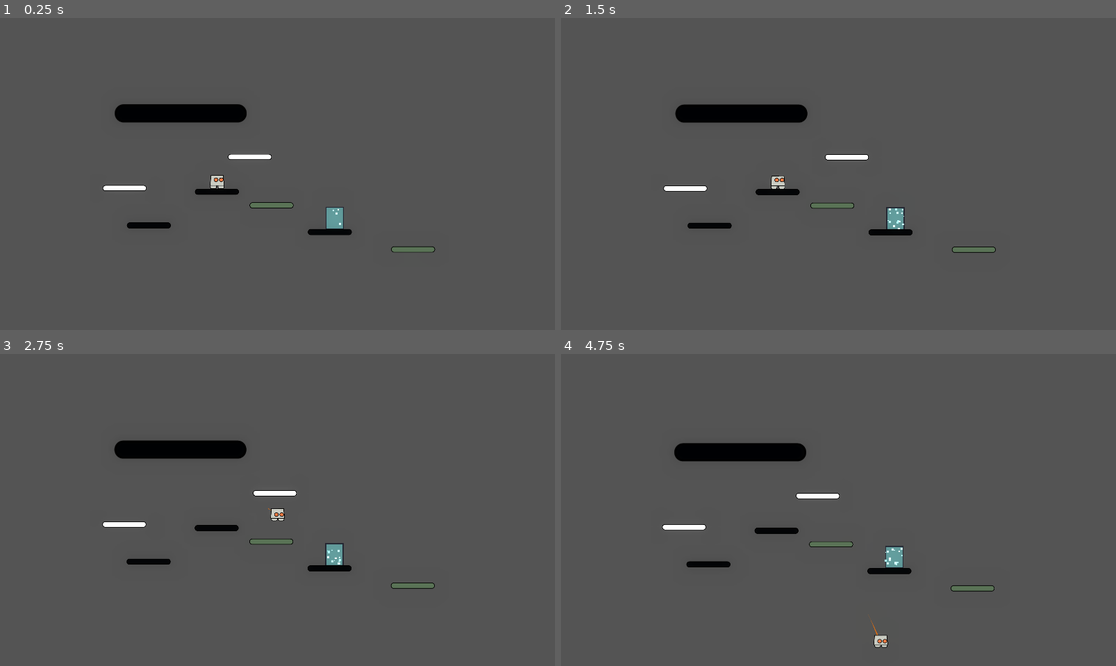
Above: before the commit, frames 1-4 (two rows, left to right).
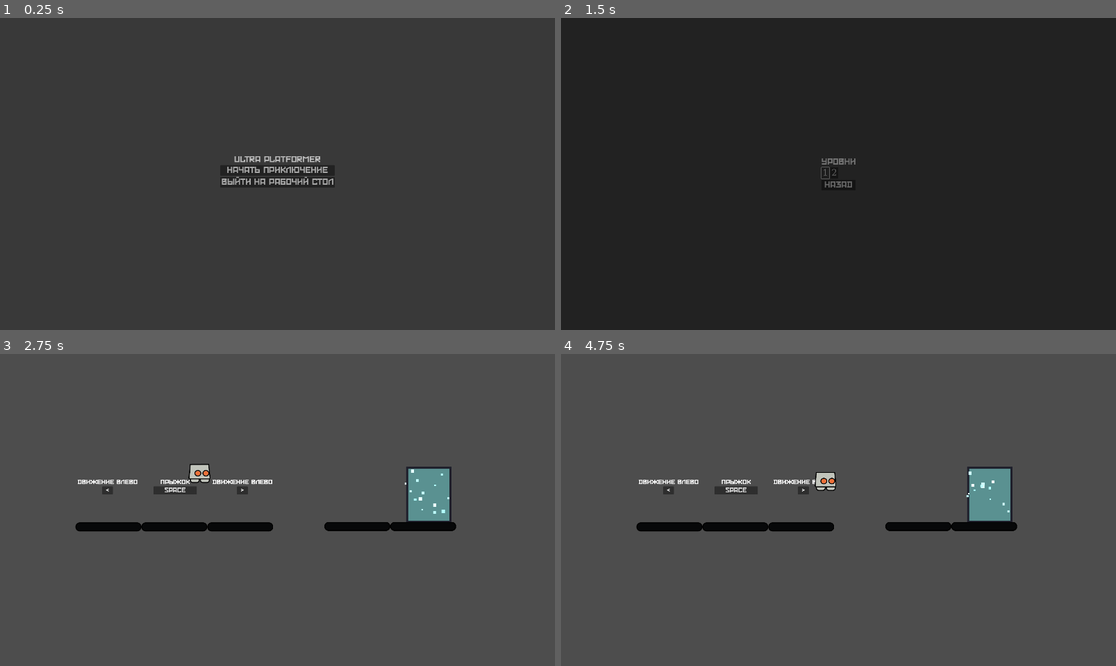
Above: after the commit, the same moments.

Repository: AntonShiryaew/GodotPlatformer
Game: Godot game, scene res://Scenes/MainMenu/mainMenu.tscn
Same seed, same stepped clock (60 frames per second), same inputs: the game is played once before the commit and once after it. Before the commit the project starts from res://Scenes/test_scene.tscn.
Inputs (mouse positions are in pixels of both pictures, inside the frame that each line leads up to):
- Up to frame 1 (0.25 s): no input
- Up to frame 2 (1.5 s): click (838, 170) at 0.5 s, where only the run after the commit has a clickable "Начать приключение"; click (827, 174) at 1.25 s, where only the run after the commit has a clickable "1"
- Up to frame 3 (2.75 s): tap Enter at 2 s; hold Right (ui_right) from 2.03 s (still down); tap Z at 2.1 s; tap Space (ui_select) at 2.27 s
- Up to frame 4 (4.75 s): tap Z at 2.85, 3.6, 4.35 s; tap Space (ui_select) at 3.02, 4.52 s; release Right (ui_right) at 3.53 s; hold Left (ui_left) 3.53-4.28 s; hold Right (ui_right) from 4.28 s (still down)

The runs differ from the first frame. In frame 1, 98% of the frame differs, in the area x 0-100%, y 0-100%; in frame 2, 100%; in frame 3, 6.2%; in frame 4, 6.3%.

Commit message:
Bug Fix
Исправили слияние проекта
Проблема возникла в следствии копирования фалов из локальной папки проекта в репозиторий

Diff:
--- a/Platforms/camera_shake.gd
+++ b/Platforms/camera_shake.gd
@@ -14,5 +14,5 @@
 func randomOffset() -> Vector2:
 	return Vector2(rng.randf_range(-shake_strength, shake_strength), rng.randf_range(-shake_strength, shake_strength))
 
-func _on_area_2d_body_entered(body: Node2D) -> void:
+func _on_area_2d_body_entered(_body: Node2D) -> void:
 	shake_strength = randomStrength
--- a/Prefabs/BasicUi/pause_menu.gd
+++ b/Prefabs/BasicUi/pause_menu.gd
@@ -3,7 +3,8 @@
 @export var parentNode : BaseScene
 
 func _ready() -> void:
-	parentNode.connect("game_paused", on_game_pause_change)
+	if parentNode.get_script().get_global_name() == "BaseScene":
+		parentNode.connect("game_paused", on_game_pause_change)
 
 func on_game_pause_change(paused : bool) -> void:
 	if paused:
--- a/Scenes/BaseScene/baseScene.tscn
+++ b/Scenes/BaseScene/baseScene.tscn
@@ -1,14 +1,24 @@
-[gd_scene load_steps=3 format=3 uid="uid://bic5ii30cvlub"]
+[gd_scene load_steps=5 format=3 uid="uid://bic5ii30cvlub"]
 
+[ext_resource type="Script" path="res://Scenes/BaseScene/global_pause.gd" id="1_6ed4f"]
 [ext_resource type="Script" path="res://Scenes/BaseScene/blackScreen.gd" id="1_e6lug"]
 [ext_resource type="Script" path="res://Scripts/levelTransition.gd" id="1_il7td"]
+[ext_resource type="PackedScene" uid="uid://k5k55c2umhav" path="res://Prefabs/BasicUi/pause_menu.tscn" id="3_kyk0t"]
 
 [node name="BaseNode" type="Node"]
+process_mode = 3
+script = ExtResource("1_6ed4f")
 
 [node name="BaseNode2D" type="Node2D" parent="."]
+process_mode = 1
 visible = false
 scale = Vector2(0.5, 0.5)
 script = ExtResource("1_il7td")
+
+[node name="CanvasLayer" type="CanvasLayer" parent="."]
+
+[node name="PauseMenu" parent="CanvasLayer" node_paths=PackedStringArray("parentNode") instance=ExtResource("3_kyk0t")]
+parentNode = NodePath("../..")
 
 [node name="BlackScreen" type="ColorRect" parent="."]
 visible = false
--- a/Scenes/Levels/Tutorial/Tutorial1.tscn
+++ b/Scenes/Levels/Tutorial/Tutorial1.tscn
@@ -168,5 +168,5 @@
 [node name="Bobot" parent="BaseNode2D" index="11" instance=ExtResource("8_ari4k")]
 position = Vector2(-780, 6)
 
-[node name="BlackScreen" parent="." index="1"]
+[node name="BlackScreen" parent="." index="2"]
 top_level = true
--- a/Scenes/MainMenu.tscn
+++ /dev/null
@@ -1,86 +0,0 @@
-[gd_scene load_steps=2 format=3 uid="uid://dver0mc4ju4q4"]
-
-[ext_resource type="Script" path="res://Scripts/main_menu.gd" id="1_mf1b3"]
-
-[node name="MainMenu" type="Node2D"]
-script = ExtResource("1_mf1b3")
-
-[node name="Camera2D" type="Camera2D" parent="."]
-zoom = Vector2(1.5, 1.5)
-
-[node name="vlay_menu" type="VBoxContainer" parent="."]
-anchors_preset = 8
-anchor_left = 0.5
-anchor_top = 0.5
-anchor_right = 0.5
-anchor_bottom = 0.5
-offset_left = -41.5
-offset_top = -43.5
-offset_right = 41.5
-offset_bottom = 43.5
-grow_horizontal = 2
-grow_vertical = 2
-
-[node name="name_of_the_game" type="Label" parent="vlay_menu"]
-layout_mode = 2
-text = "UltraPlatformer"
-horizontal_alignment = 1
-
-[node name="new_game" type="Button" parent="vlay_menu"]
-layout_mode = 2
-text = "Начать приключение"
-
-[node name="settings" type="Button" parent="vlay_menu"]
-layout_mode = 2
-text = "Настройки (no_active)"
-
-[node name="exit_game" type="Button" parent="vlay_menu"]
-layout_mode = 2
-text = "Выйти на рабочий стол"
-
-[node name="vlay_level_selection" type="VBoxContainer" parent="."]
-anchors_preset = 8
-anchor_left = 0.5
-anchor_top = 0.5
-anchor_right = 0.5
-anchor_bottom = 0.5
-offset_left = 960.0
-offset_top = -46.5
-offset_right = 1075.0
-offset_bottom = 46.5
-grow_horizontal = 2
-grow_vertical = 2
-
-[node name="Label" type="Label" parent="vlay_level_selection"]
-layout_mode = 2
-text = "Выбор уровня"
-
-[node name="GridContainer" type="GridContainer" parent="vlay_level_selection"]
-layout_mode = 2
-size_flags_vertical = 0
-columns = 4
-
-[node name="tutorial" type="Button" parent="vlay_level_selection/GridContainer"]
-layout_mode = 2
-text = "1"
-
-[node name="Button2" type="Button" parent="vlay_level_selection/GridContainer"]
-layout_mode = 2
-text = "2"
-
-[node name="Button3" type="Button" parent="vlay_level_selection/GridContainer"]
-layout_mode = 2
-text = "3"
-
-[node name="Button4" type="Button" parent="vlay_level_selection/GridContainer"]
-layout_mode = 2
-text = "4"
-
-[node name="back_to_menu" type="Button" parent="vlay_level_selection"]
-layout_mode = 2
-text = "Назад"
-
-[connection signal="button_up" from="vlay_menu/new_game" to="." method="_on_new_game_button_up"]
-[connection signal="button_up" from="vlay_menu/exit_game" to="." method="_on_exit_game_button_up"]
-[connection signal="button_up" from="vlay_level_selection/GridContainer/tutorial" to="." method="_on_tutorial_button_up"]
-[connection signal="button_up" from="vlay_level_selection/back_to_menu" to="." method="_on_back_to_menu_button_up"]
--- a/Scenes/Tutorial_1.tscn
+++ /dev/null
@@ -1,28 +0,0 @@
-[gd_scene load_steps=5 format=3 uid="uid://cvmo28c804d81"]
-
-[ext_resource type="PackedScene" uid="uid://ckv1u7lq8yvut" path="res://Prefabs/death_zone.tscn" id="1_nr445"]
-[ext_resource type="PackedScene" uid="uid://clb50a7t5k2xu" path="res://Prefabs/platform_pref.tscn" id="2_yfulg"]
-[ext_resource type="PackedScene" uid="uid://dw6l1qooio0va" path="res://Prefabs/door.tscn" id="3_i2c6a"]
-[ext_resource type="PackedScene" uid="uid://dsedpm5rfdof1" path="res://Prefabs/bobot_pref.tscn" id="4_kdwl3"]
-
-[node name="Tutorial1" type="Node2D" groups=["loading_platform"]]
-scale = Vector2(0.5, 0.5)
-
-[node name="Camera2D" type="Camera2D" parent="."]
-zoom = Vector2(1.5, 1.5)
-
-[node name="Area2D" parent="." instance=ExtResource("1_nr445")]
-position = Vector2(-66, 714)
-
-[node name="StaticBody2D" parent="." groups=["loading_platform"] instance=ExtResource("2_yfulg")]
-position = Vector2(-406, 76)
-
-[node name="StaticBody2D2" parent="." groups=["loading_platform"] instance=ExtResource("2_yfulg")]
-position = Vector2(376, 76)
-
-[node name="Area2D2" parent="." instance=ExtResource("3_i2c6a")]
-position = Vector2(426, -20)
-scale = Vector2(0.6, 0.6)
-
-[node name="CharacterBody2D" parent="." instance=ExtResource("4_kdwl3")]
-position = Vector2(-408, 2)
--- a/Scenes/Tutorial_scene.tscn
+++ /dev/null
@@ -1,12 +0,0 @@
-[gd_scene load_steps=4 format=3 uid="uid://d1fiyns5boq01"]
-
-[ext_resource type="PackedScene" uid="uid://bic5ii30cvlub" path="res://Scenes/baseScene.tscn" id="1_fr3ik"]
-[ext_resource type="PackedScene" uid="uid://cvmo28c804d81" path="res://Scenes/Tutorial_1.tscn" id="2_k447m"]
-[ext_resource type="Script" path="res://Scenes/tutorial_scene.gd" id="2_loavf"]
-
-[node name="BaseNode" instance=ExtResource("1_fr3ik")]
-script = ExtResource("2_loavf")
-
-[node name="Tutorial1" parent="." index="0" instance=ExtResource("2_k447m")]
-visible = false
-position = Vector2(972, 559)
--- a/Scenes/baseScene.tscn
+++ /dev/null
@@ -1,15 +0,0 @@
-[gd_scene load_steps=2 format=3 uid="uid://bic5ii30cvlub"]
-
-[ext_resource type="Script" path="res://Scenes/base_scene.gd" id="1_lok3e"]
-
-[node name="BaseNode" type="Node"]
-
-[node name="BlackScreen" type="ColorRect" parent="."]
-visible = false
-anchors_preset = 15
-anchor_right = 1.0
-anchor_bottom = 1.0
-grow_horizontal = 2
-grow_vertical = 2
-color = Color(0, 0, 0, 1)
-script = ExtResource("1_lok3e")
--- a/Scenes/base_scene.gd
+++ /dev/null
@@ -1,64 +0,0 @@
-extends ColorRect
-
-class_name GlobalDescRect
-#состояния процесса
-enum RECT_PROCESS_STATE {NONE = -1, ON_APPEAR, ON_DISAPPEAR}
-
-#состояния ColorRect-a
-enum RECT_STATE {APPEAR, DISAPPEAR}
-
-#базовый размер
-const BASE_SHIT_SCALE = Vector2(0.00001, 0.00001)
-#const PATH_TO_COLOR_RECT = "/root/BaseScene/ColorRect"
-
-var rect_process_state = RECT_PROCESS_STATE.ON_DISAPPEAR #текущий процесс
-var rect_state = RECT_STATE.DISAPPEAR                    #текущее состояние ColorRect-a
-var vector_delta                                         #скорость изменения масштаба
-var angle_delta                                          #скорость угла вращения
-var rect = self
-
-signal appear    #появился на экране
-
-func _ready() -> void:
-	rect.visible = true
-	rect.pivot_offset = Vector2(rect.size.x / 2, rect.size.y / 2)
-
-func to_disappear() -> bool:
-	if rect.scale == BASE_SHIT_SCALE:
-		return true
-	else:
-		rect.rotation -= angle_delta
-		rect.scale -= vector_delta
-		if rect.scale < Vector2.ZERO:
-			rect.scale = Vector2.ZERO
-	return false
-
-func to_appear() -> bool:
-	if rect.scale == Vector2.ONE:
-		appear.emit()
-		return true
-	else:
-		rect.rotation += angle_delta
-		rect.scale += vector_delta
-		if rect.scale > Vector2.ONE:
-			rect.rotation = 0
-			rect.scale = Vector2.ONE
-	return false
-
-func set_process_rect(enum_process: RECT_PROCESS_STATE) -> void:
-	rect_process_state = enum_process
-
-func get_process_rect() -> RECT_PROCESS_STATE:
-	return rect_process_state
-
-func _process(delta: float) -> void:
-	vector_delta = Vector2(1 * delta, 1 * delta)
-	angle_delta = 3 * delta
-	if rect_process_state == RECT_PROCESS_STATE.NONE:
-		pass
-	elif rect_process_state == RECT_PROCESS_STATE.ON_DISAPPEAR:
-		if to_disappear():
-			rect_process_state = RECT_PROCESS_STATE.NONE
-	elif rect_process_state == RECT_PROCESS_STATE.ON_APPEAR:
-		if to_appear():
-			rect_process_state = RECT_PROCESS_STATE.NONE
--- a/Scenes/test_node.gd
+++ /dev/null
@@ -1,32 +0,0 @@
-extends Node
-
-const SPEED = 10
-
-@onready var screen = $BlackScreen
-@onready var menu = $vlay_menu
-@onready var level_selection = $vlay_level_selection
-
-var next_scene
-var simultaneous_scene = preload("res://Scenes/Tutorial_scene.tscn")
-
-func on_screen_appear() -> void:
-	get_tree().change_scene_to_packed(simultaneous_scene)
-
-func _ready() -> void:
-	screen.appear.connect(on_screen_appear)
-
-func _on_new_game_button_up() -> void:
-	menu.visible = false
-	level_selection.visible = true
-
-func _on_back_to_menu_button_up() -> void:
-	menu.visible = true
-	level_selection.visible = false
-
-func _on_exit_game_button_up() -> void:
-	get_tree().quit(0)
-
-func _on_tutorial_button_up() -> void:
-	screen.set_process_rect(GlobalDescRect.RECT_PROCESS_STATE.ON_APPEAR)
-	#next_scene = "res://Scenes/Tutorial_scene.tscn"
-	#next_scene = "Tutorial_scene.tscn"
--- a/Scenes/test_node.tscn
+++ /dev/null
@@ -1,87 +0,0 @@
-[gd_scene load_steps=3 format=3 uid="uid://icuyigaupgf4"]
-
-[ext_resource type="PackedScene" uid="uid://bic5ii30cvlub" path="res://Scenes/baseScene.tscn" id="1_xw8vu"]
-[ext_resource type="Script" path="res://Scenes/test_node.gd" id="2_2twm8"]
-
-[node name="BaseNode" instance=ExtResource("1_xw8vu")]
-script = ExtResource("2_2twm8")
-
-[node name="vlay_menu" type="VBoxContainer" parent="." index="0"]
-anchors_preset = 8
-anchor_left = 0.5
-anchor_top = 0.5
-anchor_right = 0.5
-anchor_bottom = 0.5
-offset_left = -100.0
-offset_top = -64.0
-offset_right = 100.0
-offset_bottom = 64.0
-grow_horizontal = 2
-grow_vertical = 2
-metadata/_edit_use_anchors_ = true
-
-[node name="name_of_the_game" type="Label" parent="vlay_menu" index="0"]
-layout_mode = 2
-text = "UltraPlatformer"
-horizontal_alignment = 1
-
-[node name="new_game" type="Button" parent="vlay_menu" index="1"]
-layout_mode = 2
-text = "Начать приключение"
-
-[node name="settings" type="Button" parent="vlay_menu" index="2"]
-layout_mode = 2
-text = "Настройки (no_active)"
-
-[node name="exit_game" type="Button" parent="vlay_menu" index="3"]
-layout_mode = 2
-text = "Выйти на рабочий стол"
-
-[node name="vlay_level_selection" type="VBoxContainer" parent="." index="1"]
-visible = false
-anchors_preset = 8
-anchor_left = 0.5
-anchor_top = 0.5
-anchor_right = 0.5
-anchor_bottom = 0.5
-offset_left = -57.5
-offset_top = -46.5
-offset_right = 57.5
-offset_bottom = 46.5
-grow_horizontal = 2
-grow_vertical = 2
-metadata/_edit_use_anchors_ = true
-
-[node name="Label" type="Label" parent="vlay_level_selection" index="0"]
-layout_mode = 2
-text = "Выбор уровня"
-
-[node name="GridContainer" type="GridContainer" parent="vlay_level_selection" index="1"]
-layout_mode = 2
-size_flags_vertical = 0
-columns = 4
-
-[node name="tutorial" type="Button" parent="vlay_level_selection/GridContainer" index="0"]
-layout_mode = 2
-text = "1"
-
-[node name="Button2" type="Button" parent="vlay_level_selection/GridContainer" index="1"]
-layout_mode = 2
-text = "2"
-
-[node name="Button3" type="Button" parent="vlay_level_selection/GridContainer" index="2"]
-layout_mode = 2
-text = "3"
-
-[node name="Button4" type="Button" parent="vlay_level_selection/GridContainer" index="3"]
-layout_mode = 2
-text = "4"
-
-[node name="back_to_menu" type="Button" parent="vlay_level_selection" index="2"]
-layout_mode = 2
-text = "Назад"
-
-[connection signal="button_up" from="vlay_menu/new_game" to="." method="_on_new_game_button_up"]
-[connection signal="button_up" from="vlay_menu/exit_game" to="." method="_on_exit_game_button_up"]
-[connection signal="button_up" from="vlay_level_selection/GridContainer/tutorial" to="." method="_on_tutorial_button_up"]
-[connection signal="button_up" from="vlay_level_selection/back_to_menu" to="." method="_on_back_to_menu_button_up"]
--- a/Scenes/test_scene.tscn
+++ b/Scenes/test_scene.tscn
@@ -63,19 +63,7 @@
 position = Vector2(-624, 634)
 
 [node name="WorldEnvironment" type="WorldEnvironment" parent="."]
-_import_path = NodePath("")
-unique_name_in_owner = false
-process_mode = 0
-process_priority = 0
-process_physics_priority = 0
-process_thread_group = 0
-physics_interpolation_mode = 0
-auto_translate_mode = 0
-editor_description = ""
 environment = SubResource("Environment_fe0hq")
-camera_attributes = null
-compositor = null
-script = null
 
 [node name="OneWayPlatform" parent="." instance=ExtResource("7_82881")]
 position = Vector2(-1060, 100)
--- a/Scenes/tutorial_scene.gd
+++ /dev/null
@@ -1,9 +0,0 @@
-extends Node
-
-@onready var screen = $BlackScreen
-@onready var sscreen = $Tutorial1
-
-func _process(_delta: float) -> void:
-	if sscreen.visible == false:
-		if screen.get_process_rect() != GlobalDescRect.RECT_PROCESS_STATE.NONE:
-			sscreen.visible = true
--- a/Scripts/trail.gd
+++ b/Scripts/trail.gd
@@ -8,7 +8,7 @@
 	pass # Replace with function body.
 
 # Called every frame. 'delta' is the elapsed time since the previous frame.
-func _process(delta: float) -> void:
+func _process(_delta: float) -> void:
 	global_position = Vector2(0,0)
 	global_rotation = 0
 
--- a/project.godot
+++ b/project.godot
@@ -11,7 +11,7 @@
 [application]
 
 config/name="Platformer"
-run/main_scene="res://Scenes/test_scene.tscn"
+run/main_scene="res://Scenes/MainMenu/mainMenu.tscn"
 config/features=PackedStringArray("4.3", "Forward Plus")
 config/icon="res://icon.svg"
 
Renamed: Scenes/BaseScene/base_scene.gd -> Scenes/BaseScene/global_pause.gd
Not shown: 5 places in Scenes/Levels/Tutorial/Tutorial1.tscn that only renumber resources
